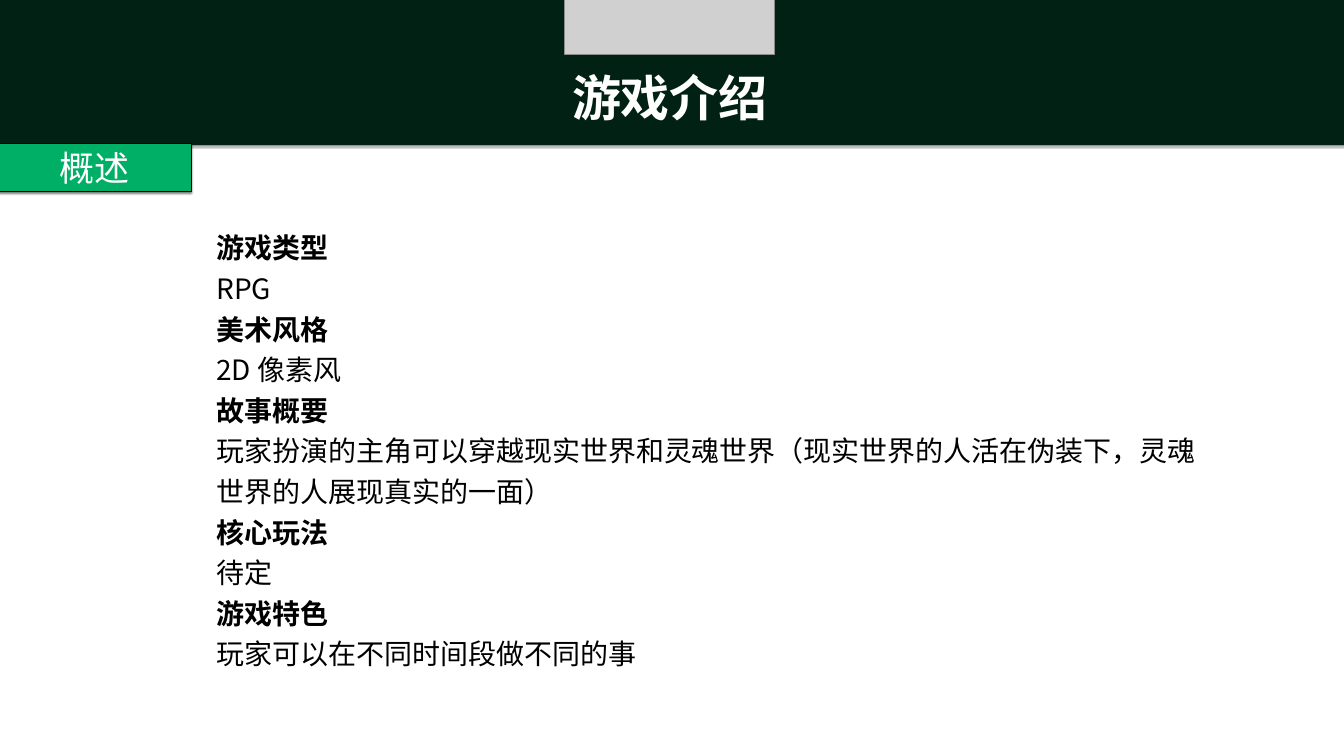
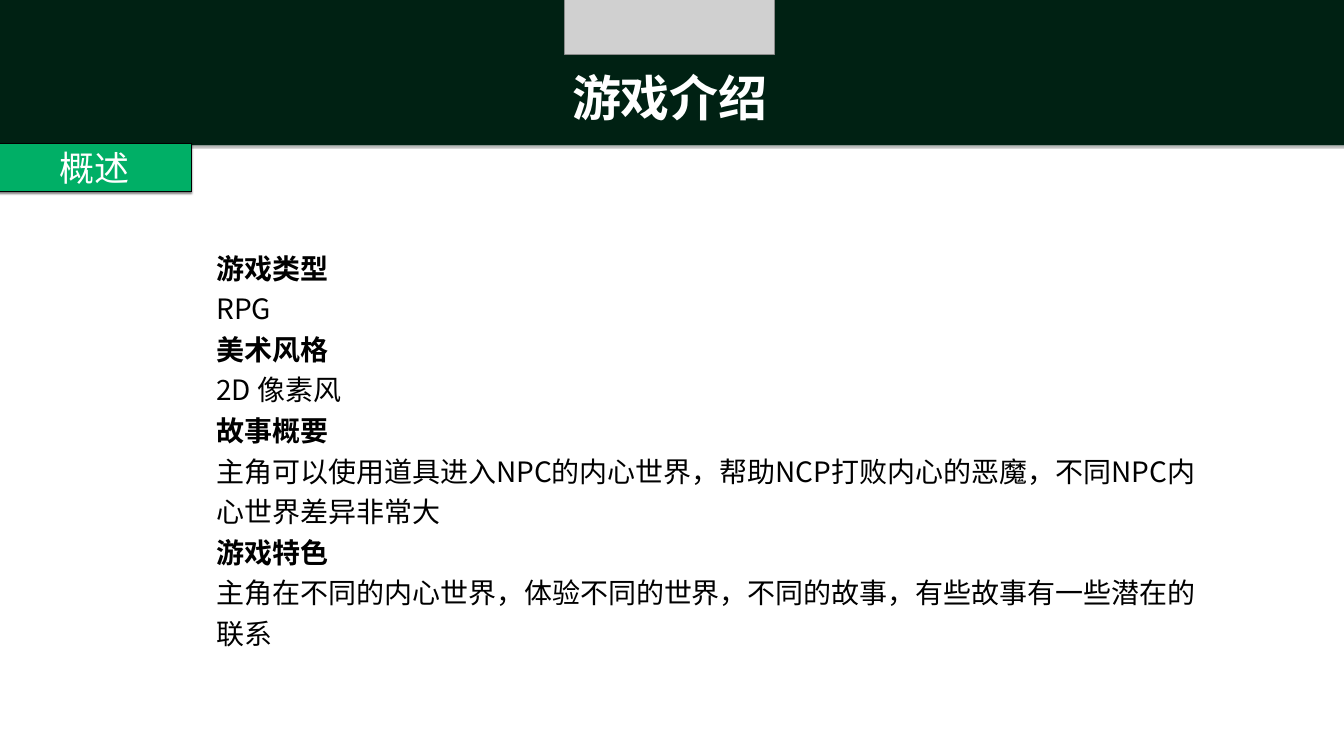
Before and after one commit to ThreePeopleGame/Death, a slide deck: slide 2 of Share/灵魂世界.pptx. Drawn at 1344x756 pixels with LibreOffice and Linux fonts; fonts in the diff are those of the drawing; grey boxes stand for pictures. Boxes give left, top, right and bottom in pixels: in the first picture for what was removed or moved away, otherwise in the second. Text is boxed around its words. In the diff, an @@ line names an element or a change of style, - is before the commit and + after.

```diff
--- a/Share/灵魂世界.pptx
+++ b/Share/灵魂世界.pptx
@@ text "游戏类型": place and size @@
-text "游戏类型" at box(216, 234, 1195, 667)
+text "游戏类型" at box(216, 255, 1195, 647)
@@ text at box(216, 458, 1195, 485): text changed @@
-玩家扮演的主角可以穿越现实世界和灵魂世界（现实世界的人活在伪装下，灵魂世界的人展现真实的一面）
-核心玩法
-待定
+主角可以使用道具进入NPC的内心世界，帮助NCP打败内心的恶魔，不同NPC内心世界差异非常大
@@ text at box(216, 579, 1195, 647): text changed @@
-玩家可以在不同时间段做不同的事
+主角在不同的内心世界，体验不同的世界，不同的故事，有些故事有一些潜在的联系
```
Also in this commit, not shown: 1 other slide changed, 1 slide added, 3 slides removed, 2 other files.
